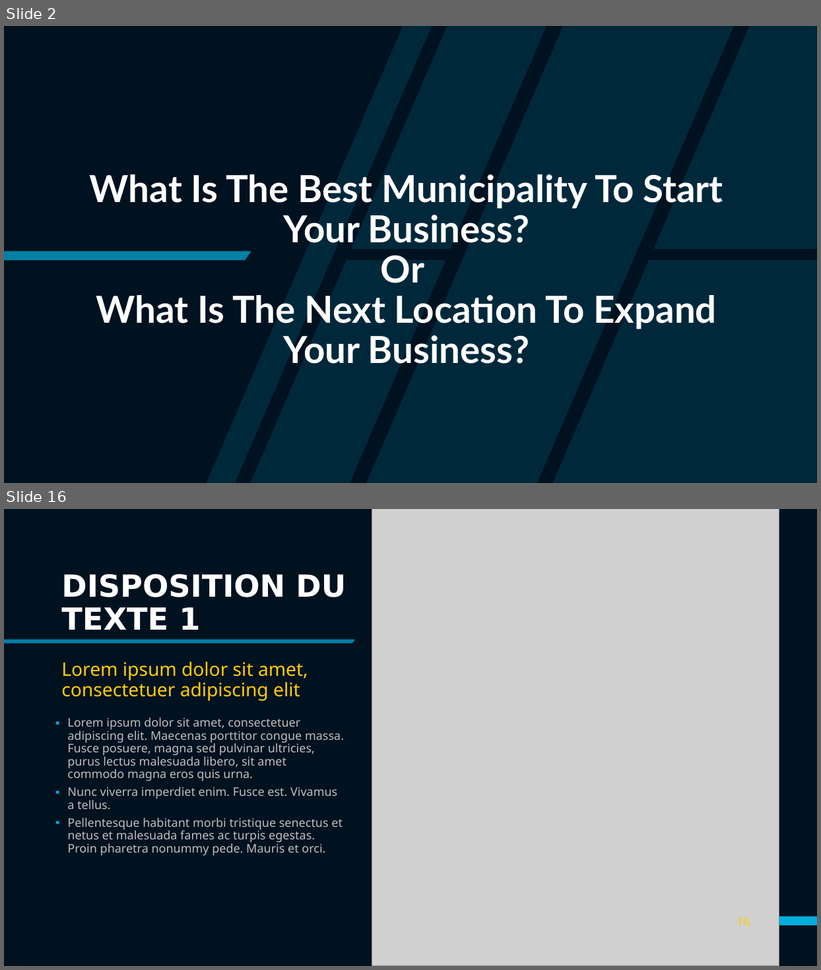
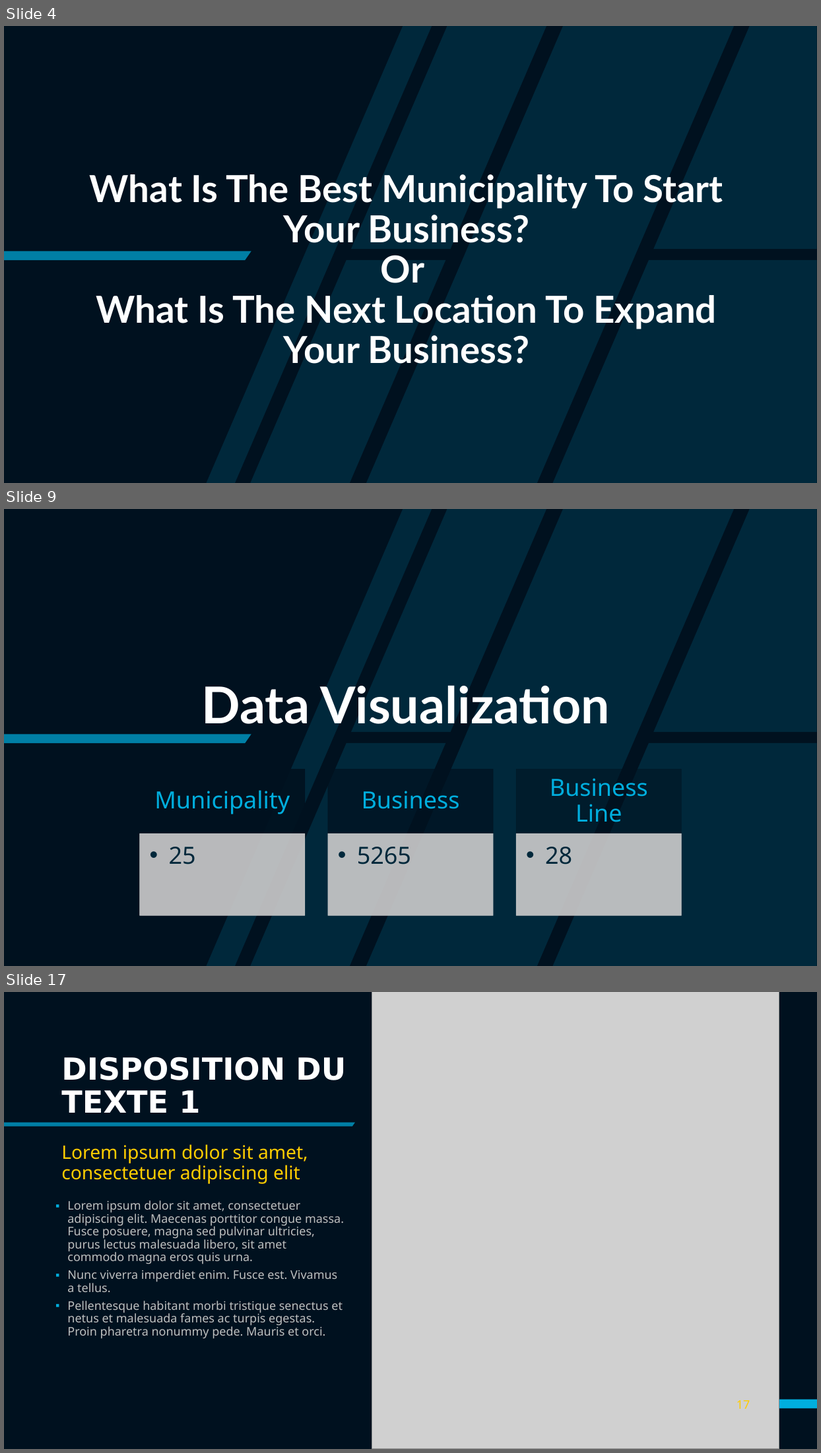
Before and after one commit to Ldave01/Best_Place_For_Business, a slide deck: Analyzing Business Location in Haiti.pptx. Shown one above the other, each under a label of ours: slides 2 and 16 before the commit, slides 4, 9 and 17 after it; the slides between them are not shown. The pictures are 821x970 and 821x1453 pixels, drawn with LibreOffice and Linux fonts; fonts in the diff are those of the drawing; grey boxes stand for pictures. Boxes give left, top, right and bottom in pixels: in the first picture for what was removed or moved away, otherwise in the second. Text is boxed around its words. In the diff, an @@ line names an element or a change of style, - is before the commit and + after.

```diff
--- a/Analyzing Business Location in Haiti.pptx
+++ b/Analyzing Business Location in Haiti.pptx
@@ slide 9 added at (4,509,817,966), background #00111F; not listed: 2 template elements that a slide beside it also shows @@
@@ title added at (201,685,610,724), 60 pt, text #FFFFFF, bold @@
+Data Visualization
@@ group added at (140,770,682,916): 6 rectangles, 6 texts @@
+Municipality
+  •• 25
+Business
+  •• 5265
+Business Line
+  •• 28
@@ what was slide 2 is now slide 4 @@
@@ what was slide 16 is now slide 17 @@
@@ page number at (737,1401,750,1409): text changed @@
-16
+17
```
Also in this commit, not shown: 5 slides changed, 8 other slides added, 8 slides removed, 4 other files.
